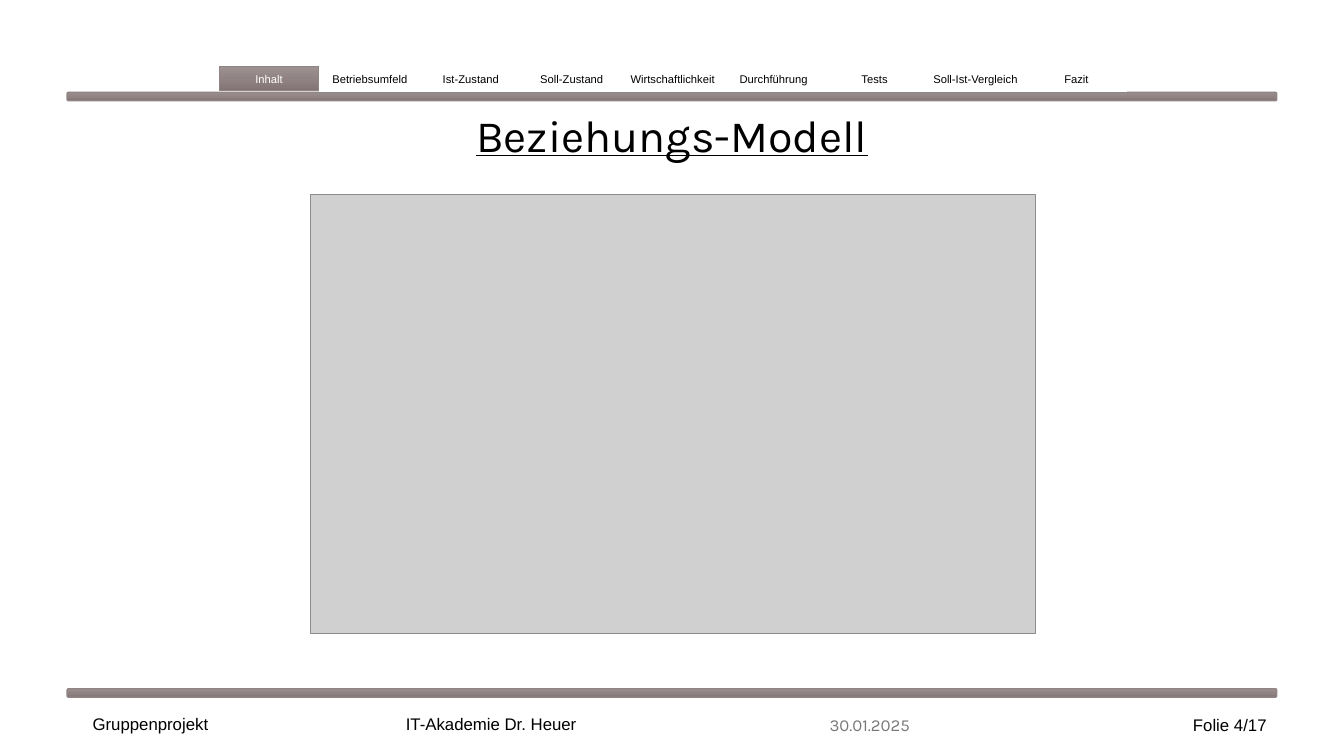
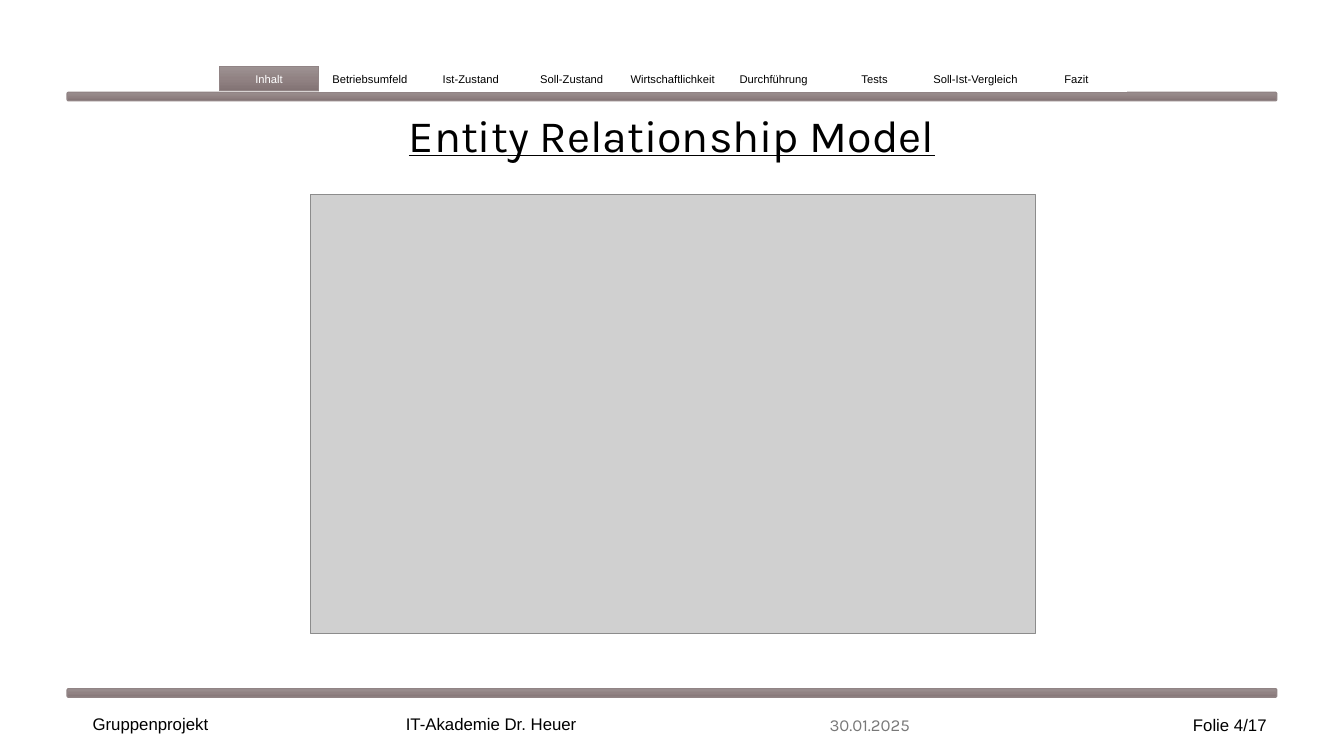
Before and after one commit to EkaterinaShmeleva/MediaManagementSystem, a slide deck: slide 4 of Medienverwaltungsdatenbank Gruppe1.pptx. Drawn at 1344x756 pixels with LibreOffice and Linux fonts; fonts in the diff are those of the drawing; grey boxes stand for pictures. Boxes give left, top, right and bottom in pixels: in the first picture for what was removed or moved away, otherwise in the second. Text is boxed around its words. In the diff, an @@ line names an element or a change of style, - is before the commit and + after.

```diff
--- a/Medienverwaltungsdatenbank Gruppe1.pptx
+++ b/Medienverwaltungsdatenbank Gruppe1.pptx
@@ text at (x1=409, y1=121, x2=935, y2=163): text changed @@
-Beziehungs-Modell
+Entity Relationship Model
```
Also in this commit, not shown: 1 other slide changed.
